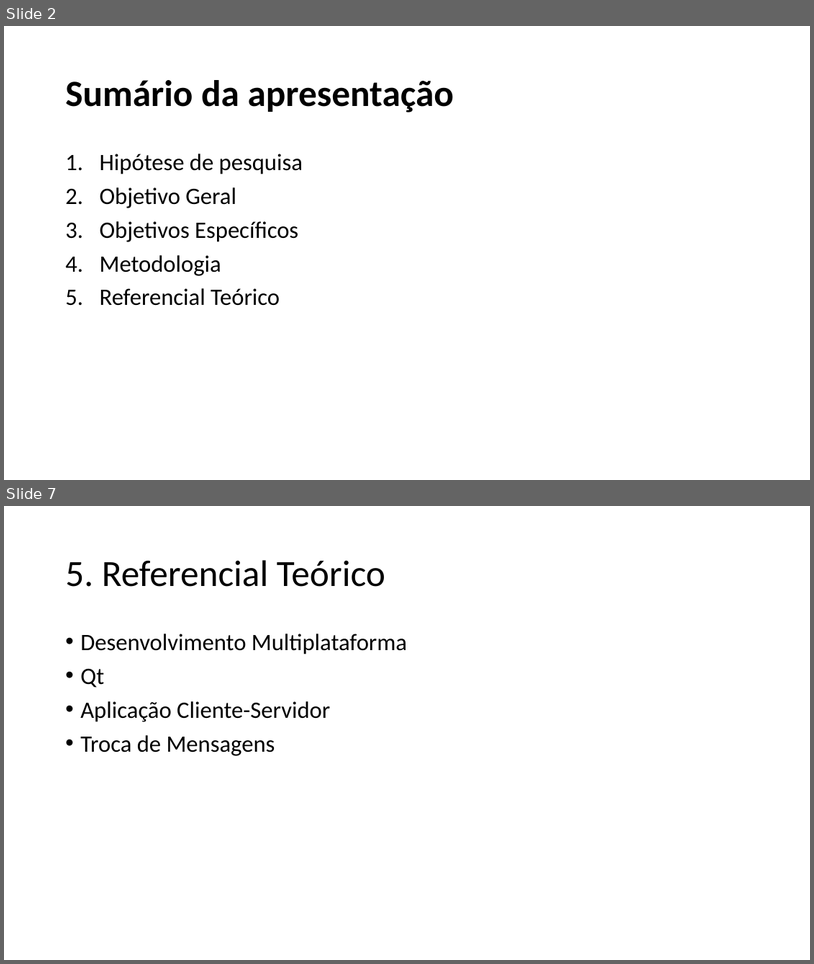
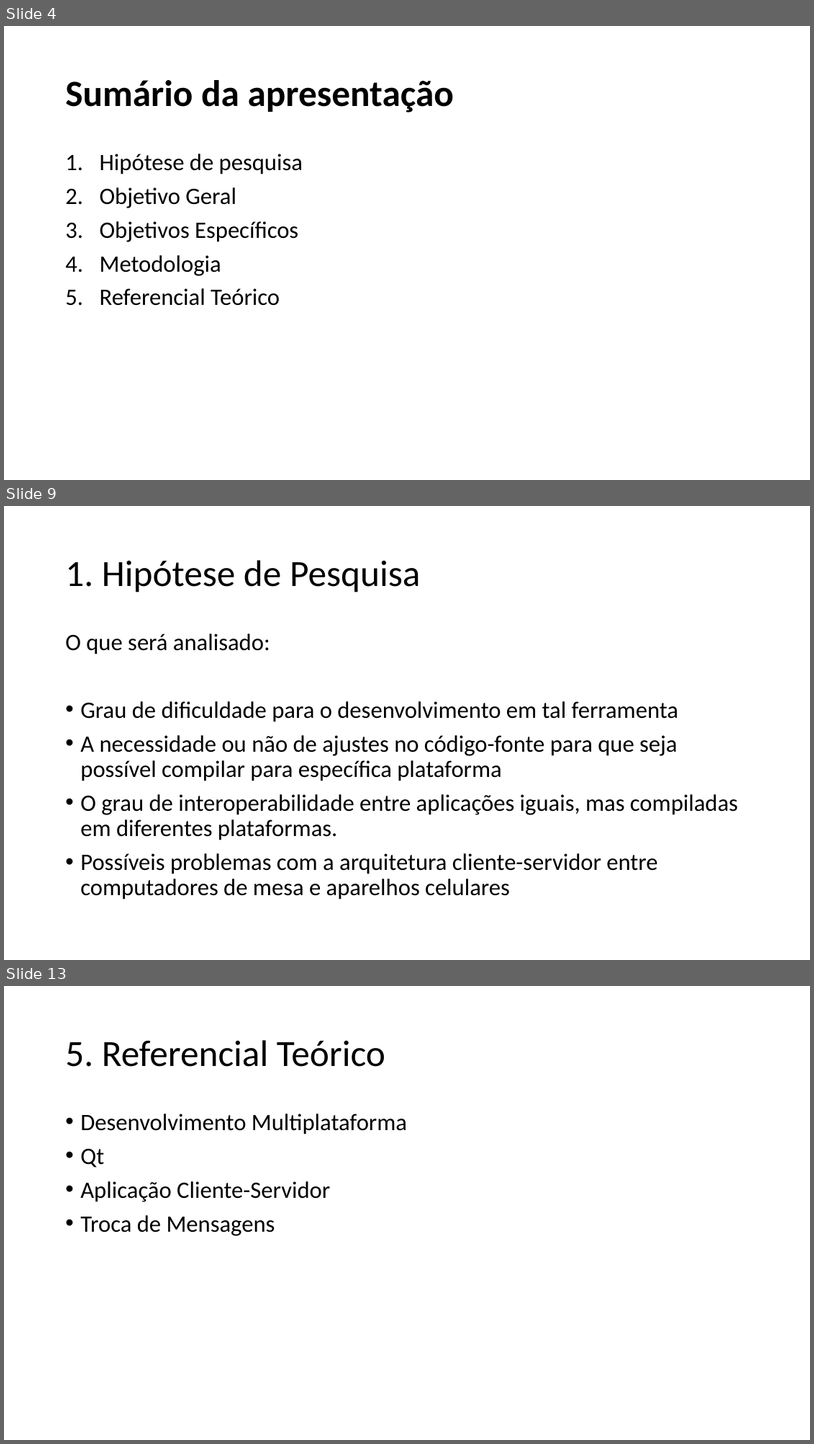
Before and after one commit to ricardopetrere/TCC_FTT, a slide deck: documentos/Apresentação_22_09.pptx. Shown one above the other, each under a label of ours: slides 2 and 7 before the commit, slides 4, 9 and 13 after it; the slides between them are not shown. The pictures are 814x964 and 814x1444 pixels, drawn with LibreOffice and Linux fonts; fonts in the diff are those of the drawing. Boxes give left, top, right and bottom in pixels: in the first picture for what was removed or moved away, otherwise in the second. Text is boxed around its words. In the diff, an @@ line names an element or a change of style, - is before the commit and + after.

```diff
--- a/documentos/Apresentação_22_09.pptx
+++ b/documentos/Apresentação_22_09.pptx
@@ slide 9 added at (x1=4, y1=506, x2=810, y2=960), background #FFFFFF @@
@@ title added at (x1=65, y1=560, x2=420, y2=592), 44 pt, text #000000 @@
+1. Hipótese de Pesquisa
@@ text added at (x1=65, y1=633, x2=738, y2=899), 28 pt, text #000000 @@
+O que será analisado:
+• Grau de dificuldade para o desenvolvimento em tal ferramenta
+• A necessidade ou não de ajustes no código-fonte para que seja possível compilar para específica plataforma
+• O grau de interoperabilidade entre aplicações iguais, mas compiladas em diferentes plataformas.
+• Possíveis problemas com a arquitetura cliente-servidor entre computadores de mesa e aparelhos celulares
@@ what was slide 2 is now slide 4 @@
@@ what was slide 7 is now slide 13 @@
```
Also in this commit, not shown: 4 slides changed, 3 other slides added, 1 other file.
